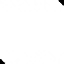
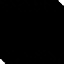
The second 64×64 image is a revision of the first. Changes to its layers:
painted on "Corners" over [0, 0, 64, 64]
painted on "Background" over [0, 0, 64, 64]
